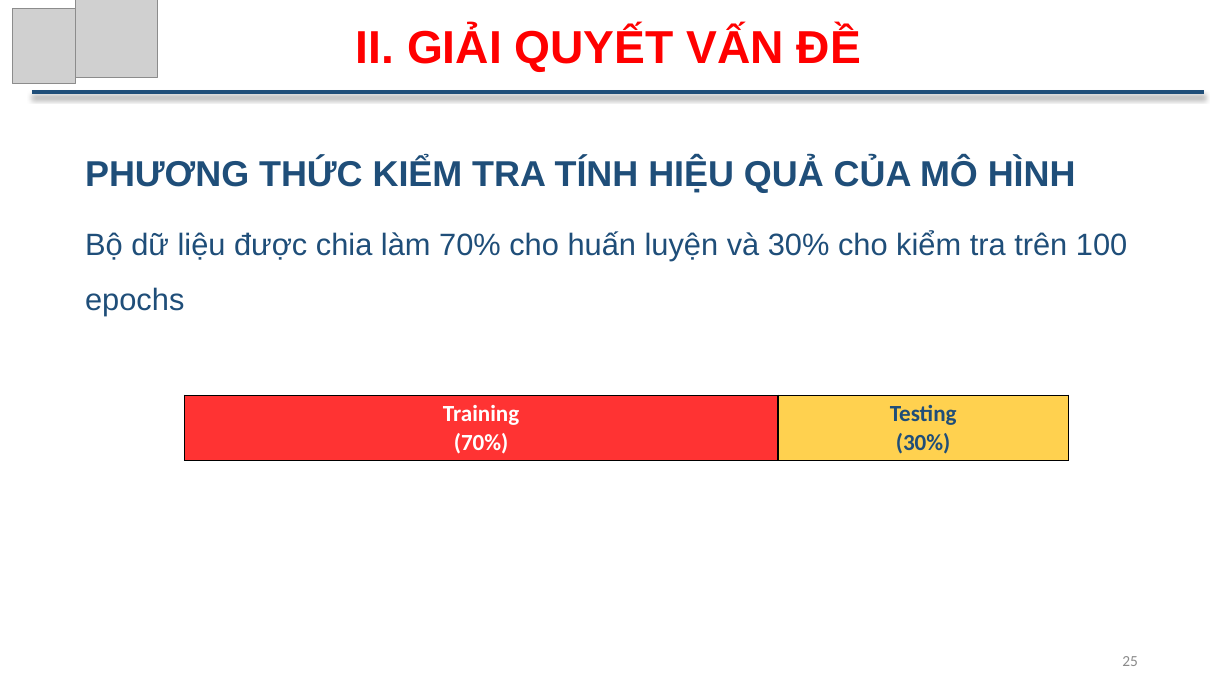
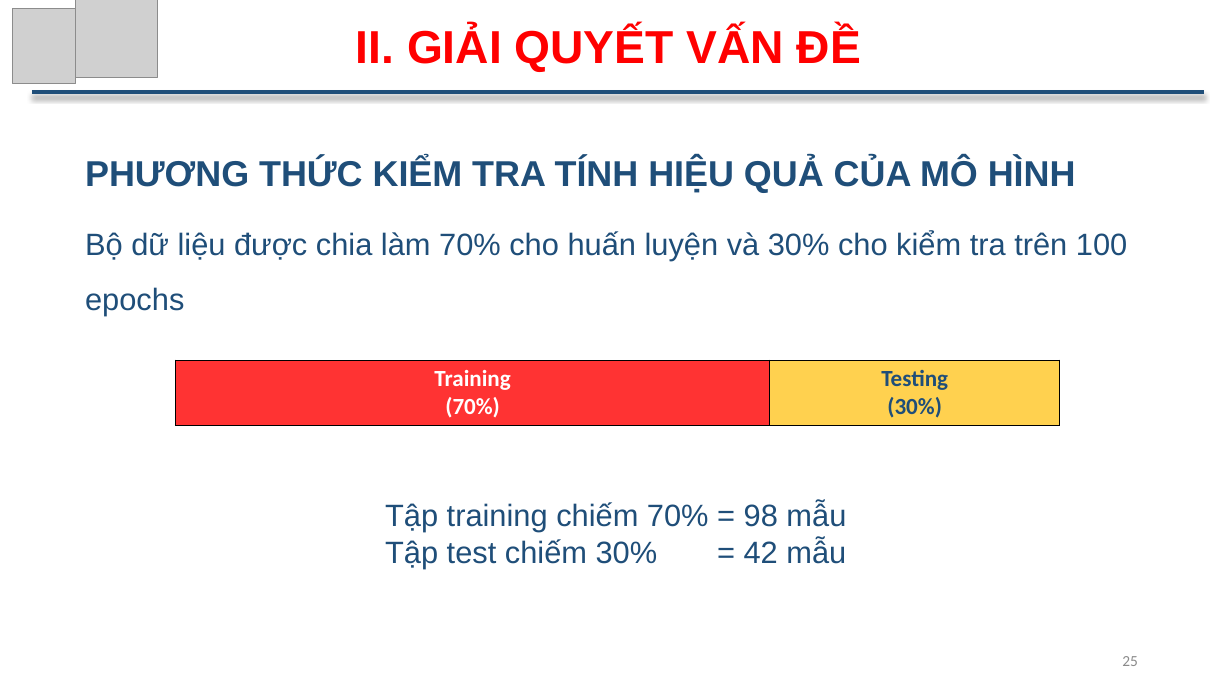
Before and after one commit to ThuTrongNguyen/Thesis, a slide deck: slide 25 of SlideBaoCao_NguyenTrongThu.pptx. Drawn at 1232x693 pixels with LibreOffice and Linux fonts; fonts in the diff are those of the drawing; grey boxes stand for pictures. Boxes give left, top, right and bottom in pixels: in the first picture for what was removed or moved away, otherwise in the second. Text is boxed around its words. In the diff, an @@ line names an element or a change of style, - is before the commit and + after.

```diff
--- a/SlideBaoCao_NguyenTrongThu.pptx
+++ b/SlideBaoCao_NguyenTrongThu.pptx
@@ table moved from (x1=184, y1=396, x2=1068, y2=460) to (x1=176, y1=360, x2=1060, y2=425) @@
@@ text added at (x1=385, y1=502, x2=846, y2=569), 24 pt, text #1F4E79 @@
+Tập training chiếm 70% = 98 mẫu
+Tập test chiếm 30% = 42 mẫu
```
Also in this commit, not shown: 3 other slides changed, 2 slides added, 1 slide removed.
